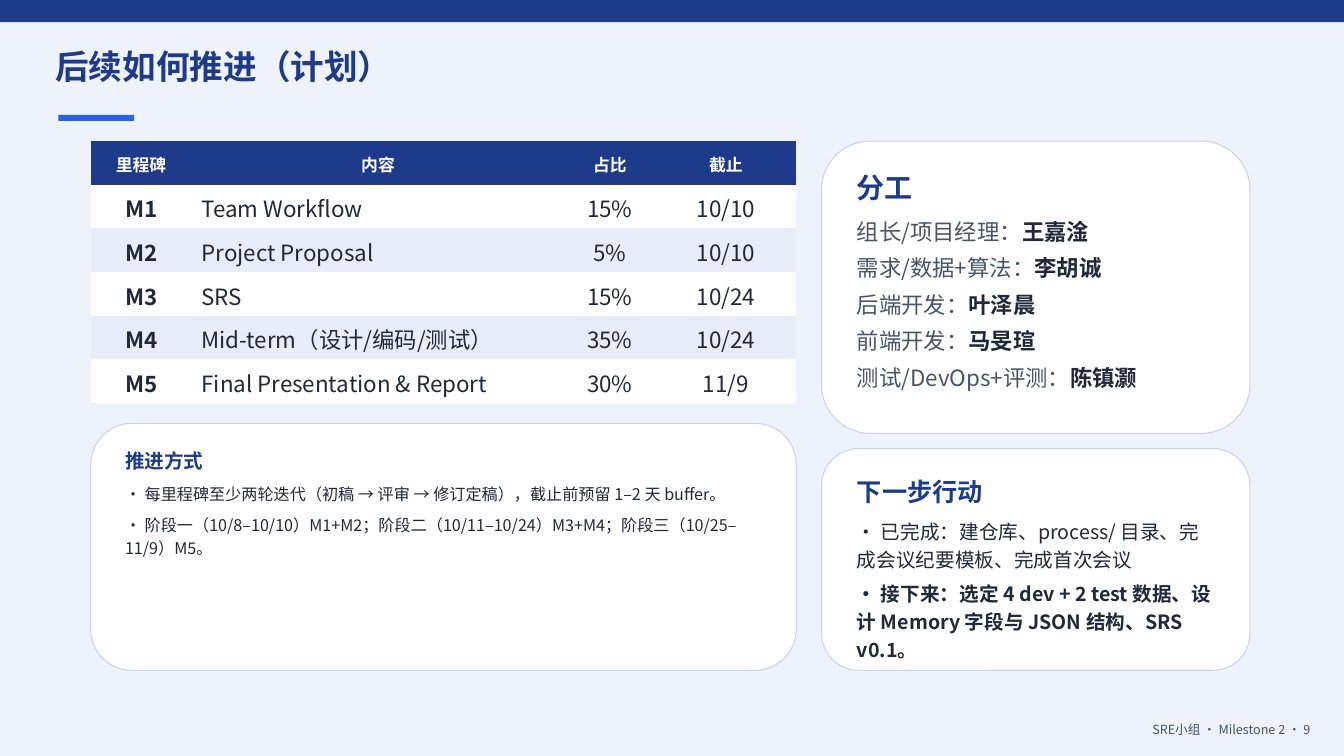
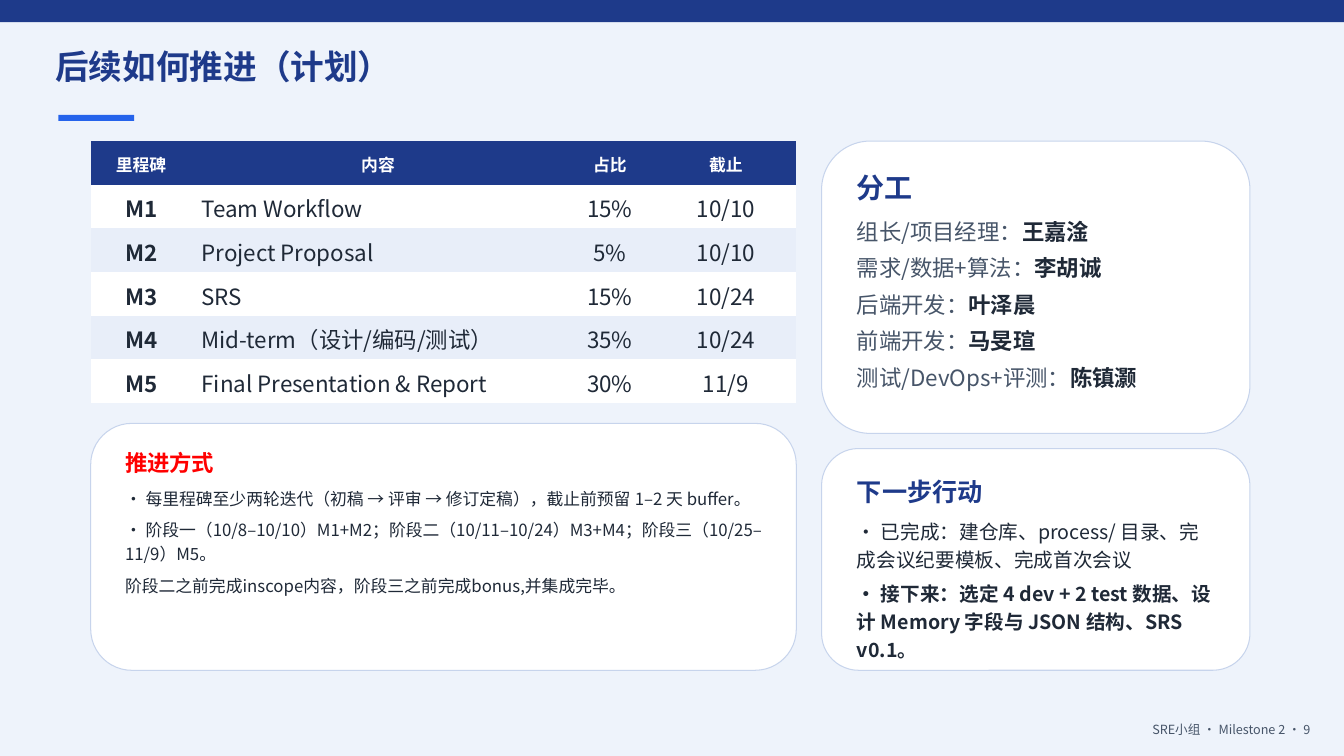
Before and after one commit to w13126755377-ops/SRE-project, a slide deck: slide 9 of PROJECT-MILESTONE2-第六组-SRE小组-v2.pptx. Drawn at 1344x756 pixels with LibreOffice and Linux fonts; fonts in the diff are those of the drawing. Boxes give left, top, right and bottom in pixels: in the first picture for what was removed or moved away, otherwise in the second. Text is boxed around its words. In the diff, an @@ line names an element or a change of style, - is before the commit and + after.

```diff
--- a/PROJECT-MILESTONE2-第六组-SRE小组-v2.pptx
+++ b/PROJECT-MILESTONE2-第六组-SRE小组-v2.pptx
@@ text at bbox=[125, 452, 762, 563]: size 14 to 16 pt, text colour #1E3A8A to #FF0000 in "推进方式"; size 11.5 to 12 pt in "· 每里程碑至少两轮迭代（初稿 → 评审 → 修订定稿），截止前预留 1–2 ...", "· 阶段一（10/8–10/10）M1+M2；阶段二（10/11–10/24）M3+M4；阶段三（10/25–11/9） ..." @@
@@ text at bbox=[125, 578, 626, 596]: paragraph added @@
+阶段二之前完成inscope内容，阶段三之前完成bonus,并集成完毕。
```
Also in this commit, not shown: 4 other slides changed, 6 other files.
